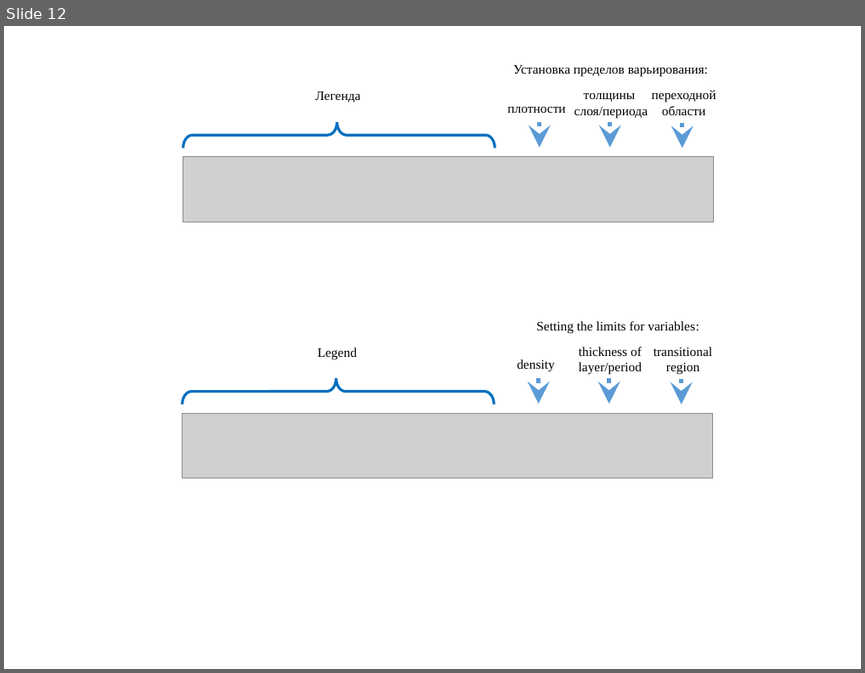
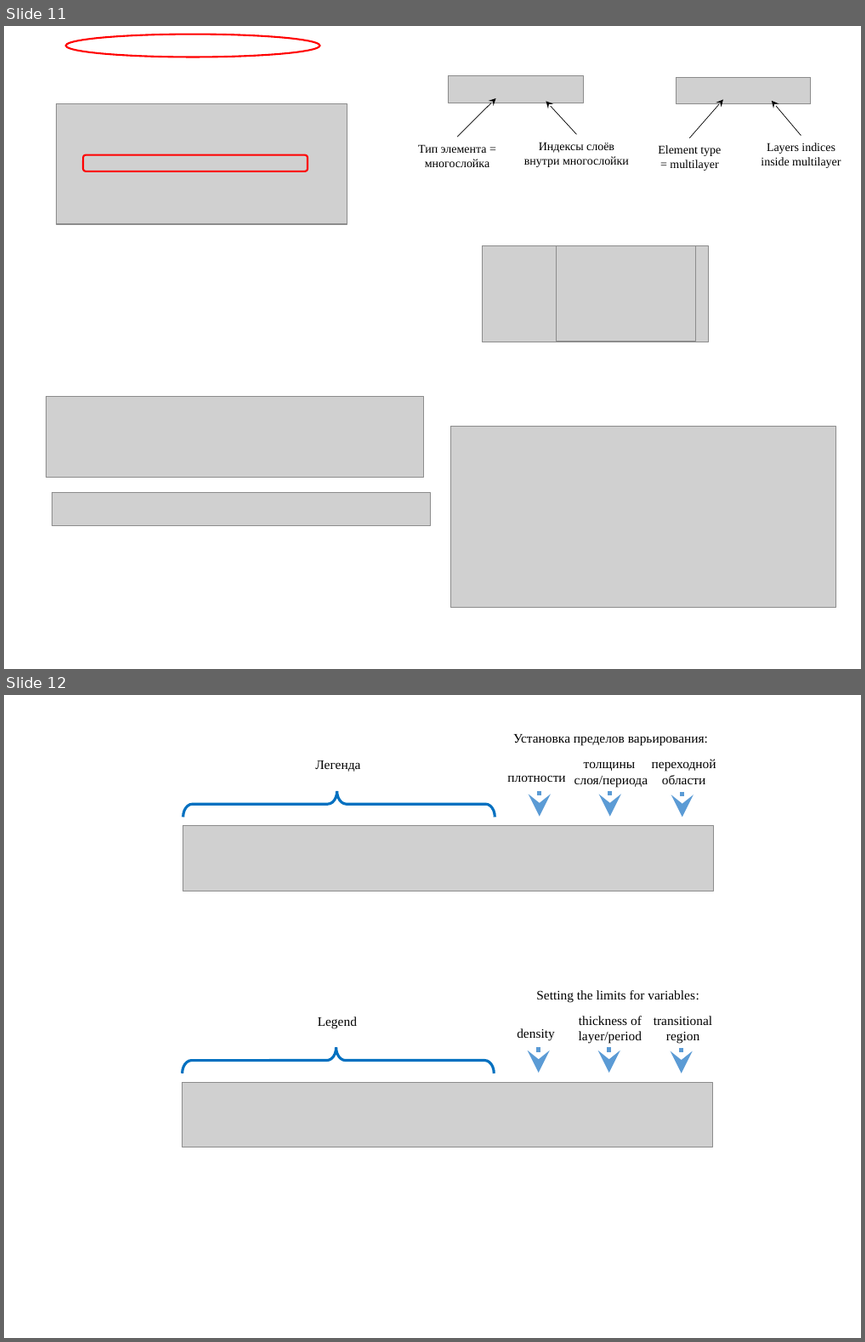
Before and after one commit to svech/Multifitting, a slide deck: manual/Pictures 2.0/Pictures 2.0.pptx. Shown one above the other, each under a label of ours: slide 12 before the commit, slides 11 and 12 after it. The pictures are 865x673 and 865x1342 pixels, drawn with LibreOffice and Linux fonts; fonts in the diff are those of the drawing; grey boxes stand for pictures. Boxes give left, top, right and bottom in pixels: in the first picture for what was removed or moved away, otherwise in the second. Text is boxed around its words. In the diff, an @@ line names an element or a change of style, - is before the commit and + after.

```diff
--- a/manual/Pictures 2.0/Pictures 2.0.pptx
+++ b/manual/Pictures 2.0/Pictures 2.0.pptx
@@ slide 11 added at (4, 26, 861, 669), background #FFFFFF @@
@@ ellipse added at (66, 34, 319, 57), outline #FF0000 1.5 pt @@
@@ picture added at (56, 104, 347, 225) @@
@@ group added at (418, 75, 629, 167): 2 arrows, 2 texts, 1 picture @@
+Тип элемента = многослойка
+Индексы слоёв внутри многослойки
@@ group added at (658, 77, 840, 170): 2 arrows, 2 texts, 1 picture @@
+Element type = multilayer
+Layers indices inside multilayer
@@ rounded rectangle added at (83, 154, 307, 170), outline #FF0000 1.5 pt @@
@@ picture added at (482, 245, 709, 342) @@
@@ picture added at (556, 245, 695, 341) @@
@@ picture added at (46, 396, 424, 476) @@
@@ picture added at (450, 426, 835, 607) @@
@@ picture added at (52, 492, 430, 526) @@
```
Also in this commit, not shown: 1 slide changed, 1 slide removed, 2 other files.
